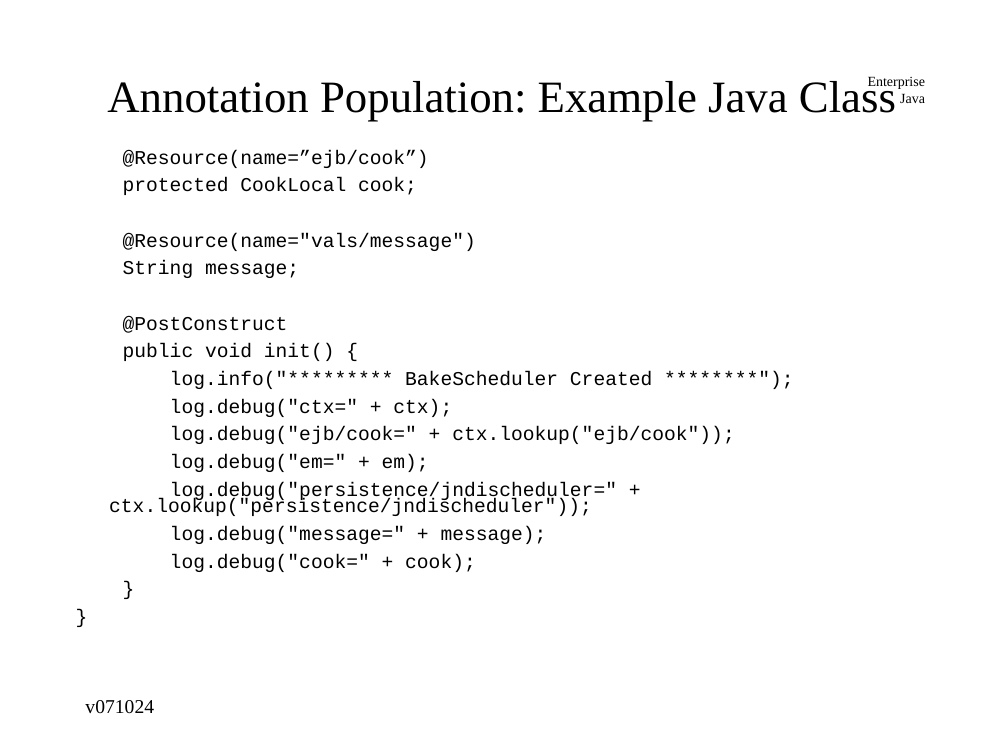
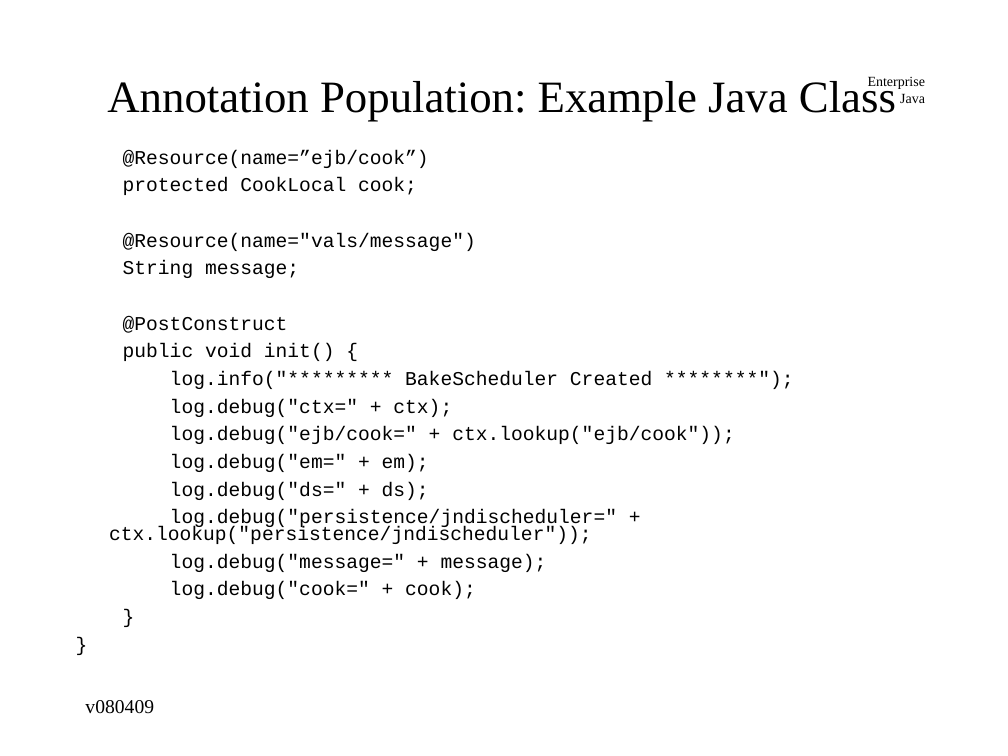
Before and after one commit to jcstaff/ejava-javaee, a slide deck: slide 16 of jndiDemo/src/site/resources/lectures/jndiENC.ppt (slide 14 before the commit). Drawn at 1008x756 pixels with LibreOffice and Linux fonts; fonts in the diff are those of the drawing. Boxes give left, top, right and bottom in pixels: in the first picture for what was removed or moved away, otherwise in the second. Text is boxed around its words. In the diff, an @@ line names an element or a change of style, - is before the commit and + after.

```diff
--- a/jndiDemo/src/site/resources/lectures/jndiENC.ppt
+++ b/jndiDemo/src/site/resources/lectures/jndiENC.ppt
@@ text at (170, 482, 429, 500): paragraph added @@
+log.debug("ds=" + ds);
@@ text at (85, 700, 154, 714): text changed @@
-v071024
+v080409
```
Also in this commit, not shown: 14 other slides changed, 4 slides added, 1 slide removed, 5 other files.
